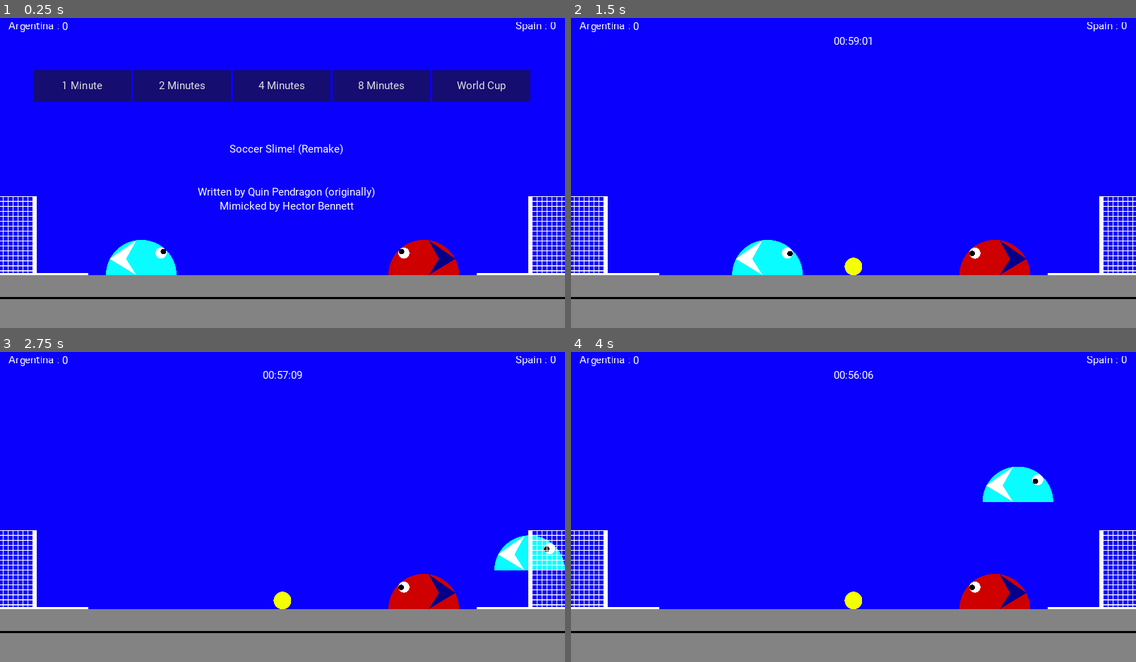
Above: before the commit, frames 1-4 (two rows, left to right).
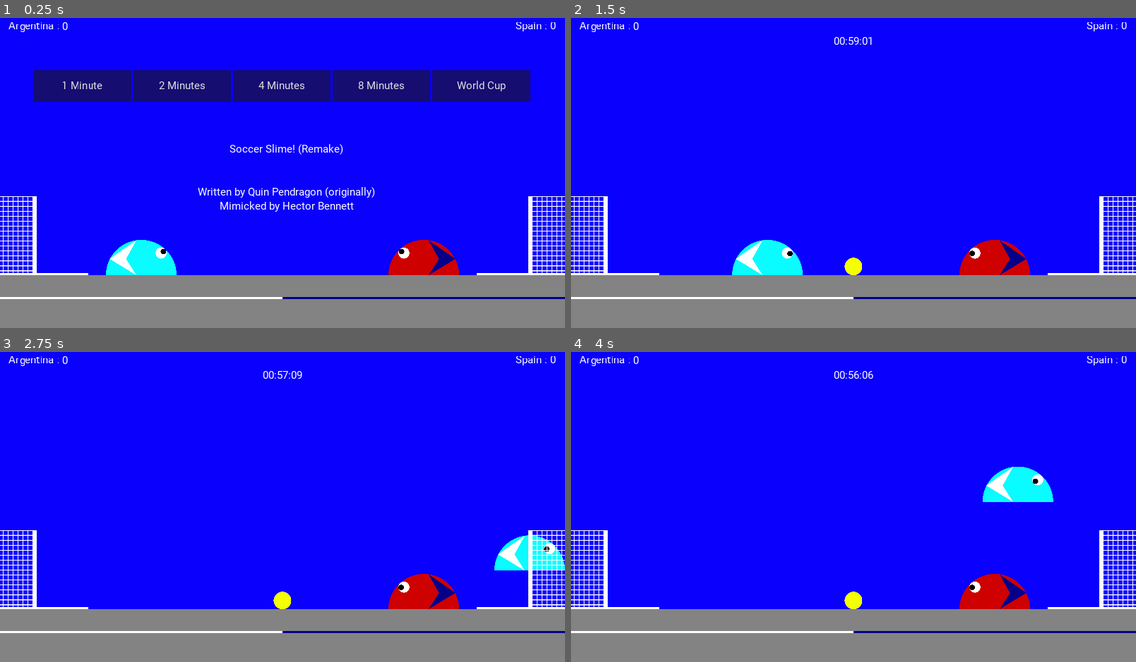
Above: after the commit, the same moments.

Repository: hectorbennett/slime-soccer
Game: Godot game, scene res://src/Main/Game.tscn
Same seed, same stepped clock (60 frames per second), same inputs: the game is played once before the commit and once after it.
Inputs:
- Up to frame 1 (0.25 s): no input
- Up to frame 2 (1.5 s): click "1 Minute" at 0.5 s; tap Enter at 1.25 s; hold D (ui_right) from 1.28 s (still down)
- Up to frame 3 (2.75 s): keep holding D (ui_right); tap W (ui_up) at 1.52, 2.27 s
- Up to frame 4 (4 s): release D (ui_right) at 2.78 s; hold A (ui_left) 2.78-3.53 s; hold D (ui_right) from 3.53 s (still down); tap W (ui_up) at 3.77 s

The runs differ from the first frame. In frame 1, 0.7% of the frame differs, in the area x 0-100%, y 90-91%; in frame 2, 0.7%; in frame 3, 0.7%; in frame 4, 0.7%.

Commit message:
fix goal hanging indicators not changing colour

Diff:
--- a/src/Gui/Gui.gd
+++ b/src/Gui/Gui.gd
@@ -18,7 +18,14 @@
 	$RightTeamLabel.text = '%s : %s' % [team_name, score]
 
 func update_left_goal_hanging_progress_bar():
-	pass
+	var stylebox = StyleBoxFlat.new()
+	stylebox.bg_color = Color($"../SlimeLeft".team['decoration'])
+	$LeftGoalHangingProgressBar.add_stylebox_override('fg', stylebox)
+
+func update_right_goal_hanging_progress_bar():
+	var stylebox = StyleBoxFlat.new()
+	stylebox.bg_color = Color($"../SlimeRight".team['decoration'])
+	$RightGoalHangingProgressBar.add_stylebox_override('fg', stylebox)
 
 func show_splash():
 	$Splash.show()
@@ -69,6 +76,7 @@
 	update_left_label()
 
 func _on_SlimeRight_change_team() -> void:
+	update_right_goal_hanging_progress_bar()
 	update_right_label()
 
 func _on_GoalLeft_scored() -> void:
--- a/src/Gui/Gui.tscn
+++ b/src/Gui/Gui.tscn
@@ -1,13 +1,7 @@
-[gd_scene load_steps=5 format=2]
+[gd_scene load_steps=3 format=2]
 
 [ext_resource path="res://assets/theme/theme.tres" type="Theme" id=1]
 [ext_resource path="res://src/Gui/Gui.gd" type="Script" id=3]
-
-[sub_resource type="StyleBoxFlat" id=2]
-bg_color = Color( 0, 0, 0, 1 )
-
-[sub_resource type="StyleBoxFlat" id=3]
-bg_color = Color( 0.6, 0.6, 0.6, 0 )
 
 [node name="GUI" type="Control"]
 pause_mode = 2
@@ -23,8 +17,6 @@
 margin_top = 520.0
 margin_right = 512.0
 margin_bottom = 523.0
-custom_styles/fg = SubResource( 2 )
-custom_styles/bg = SubResource( 3 )
 value = 100.0
 percent_visible = false
 __meta__ = {
@@ -36,8 +28,6 @@
 margin_top = 520.0
 margin_right = 1024.0
 margin_bottom = 523.0
-custom_styles/fg = SubResource( 2 )
-custom_styles/bg = SubResource( 3 )
 value = 100.0
 percent_visible = false
 __meta__ = {
--- a/src/Main/Game.gd
+++ b/src/Main/Game.gd
@@ -25,6 +25,15 @@
 	emit_signal("game_ended")
 	$GameTimer.stop()
 
+func set_smiles() -> void:
+	if Globals.left_score >= Globals.right_score + 3:
+		$SlimeLeft.show_smile()
+	elif Globals.right_score >= Globals.left_score + 3:
+		$SlimeRight.show_smile()
+	else:
+		$SlimeLeft.hide_smile()
+		$SlimeRight.hide_smile()
+
 func _on_Gui_start_game(d: int) -> void:
 	new_game(d)
 
@@ -45,3 +54,6 @@
 
 func _on_GoalRight_goal_hanged() -> void:
 	Globals.left_score += 1
+
+func _on_Gui_message_completed() -> void:
+	set_smiles()
--- a/src/Main/Game.tscn
+++ b/src/Main/Game.tscn
@@ -126,6 +126,7 @@
 [connection signal="scored" from="GoalRight" to="." method="_on_GoalRight_scored"]
 [connection signal="scored" from="GoalRight" to="Gui" method="_on_GoalRight_scored"]
 [connection signal="timeout" from="GameTimer" to="." method="_on_GameTimer_timeout"]
+[connection signal="message_completed" from="Gui" to="." method="_on_Gui_message_completed"]
 [connection signal="message_completed" from="Gui" to="SlimeLeft" method="_on_Gui_message_completed"]
 [connection signal="message_completed" from="Gui" to="SlimeRight" method="_on_Gui_message_completed"]
 [connection signal="message_completed" from="Gui" to="Ball" method="_on_Gui_message_completed"]
